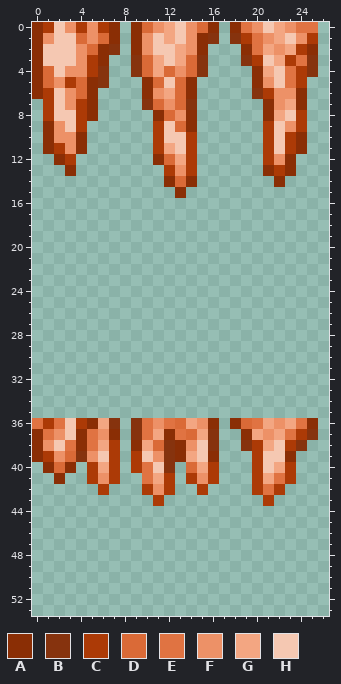
Pixel-art sprite: Tiles/BlueIceStalactite.png. This is how it looked before the edit.
The file is 54x108 pixels, drawn in blocks of 2x2; one block is one cell here.
Palette (. is transparent): A #8a2e05  B #86330e  C #ac3a06  D #da6a37  E #e07342  F #ed9167  G #f3a682  H #f5c8b2
Pixels before, first column x 0:
 0 ACHFCFCA.ADFGHFDA.AEFHGFEE
 1 AFHHDFDA.AFHGHFAB.BCEFGHFC
 2 AHHHFDAB.AFHHGFA...AEGFGCA
 3 AHHHFCA..BDGHGDB...BCHGCEB
 4 ADHFFCB..BDGDFDB....AGHECB
 5 ADFCDAB...ADHDA.....AFHEC.
 6 ACHFDA....AFGDA.....BCFFA.
 7 .CHFCA....BDFDB......AFGA.
 8 .CHHCA.....ADFA......AGHC.
 9 .AFHC......CHDA......CHFC.
10 .AFFA......CHHC......CHCA.
11 .ACFA......CGHC......CHCA.
12 ..AC.......ADGC......CFA..
13 ...A........CFC......ACA..
14 ............ADA.......A...
15 .............A............
16 ..........................
17 ..........................
18 ..........................
19 ..........................
20 ..........................
21 ..........................
22 ..........................
23 ..........................
24 ..........................
25 ..........................
26 ..........................
27 ..........................
28 ..........................
29 ..........................
30 ..........................
31 ..........................
32 ..........................
33 ..........................
34 ..........................
35 ..........................
36 ECEHCAGB.BEFEDGFA.ADEGFGEA
37 AEFHAEFA.BEGAEDGB..AGFGECB
38 AFHEAEGC.AGDBAFHB..BCGHCB.
39 ACFDBFHC.CHFBAGHA...CHHA..
40 .ADA.CGC.CEHB.DGC...CHGC..
41 ..A..CFC..EGC.CFC...CGEC..
42 ......C...CFC..C....CEC...
43 ...........C.........C....
Once edited:
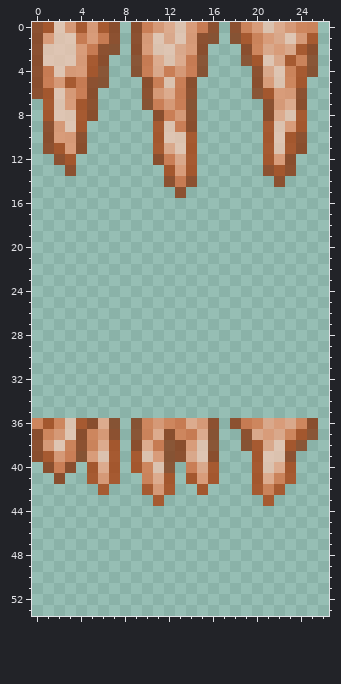
The exact change:
Colour A changes from #8a2e05 to #892d05bf.
Colour B changes from #86330e to #85330dbf.
Colour C changes from #ac3a06 to #ac3905bf.
Colour D changes from #da6a37 to #da6937bf.
Colour E changes from #e07342 to #e07341bf.
Colour F changes from #ed9167 to #ee9167bf.
Colour G changes from #f3a682 to #f3a581bf.
Colour H changes from #f5c8b2 to #f6c8b2bf.
